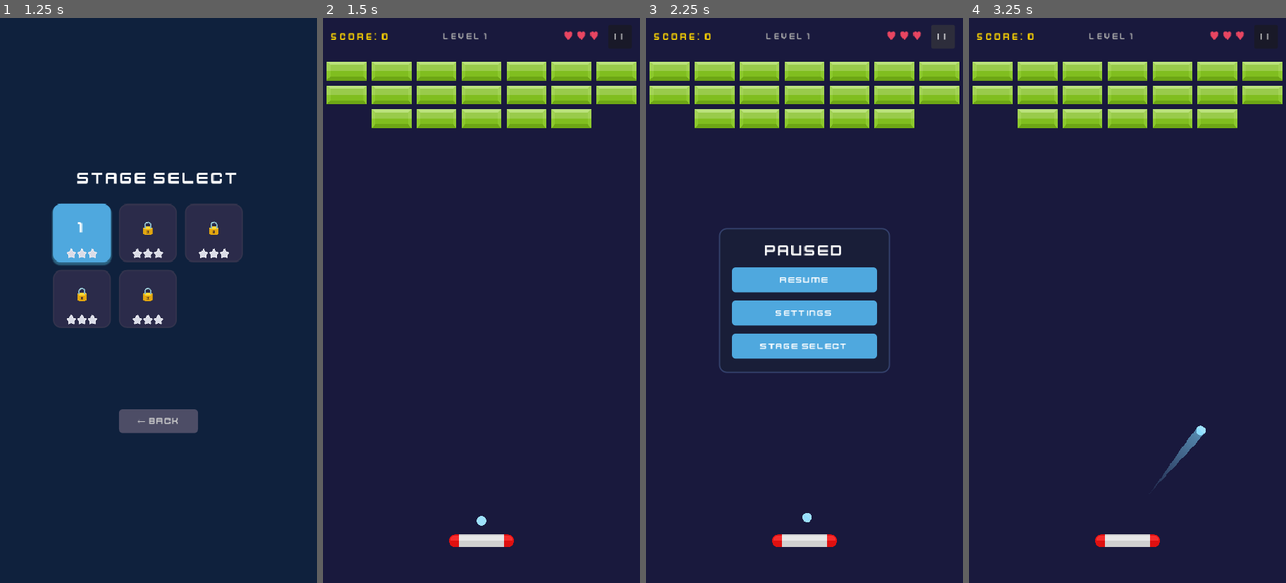
Above: before the commit, frames 1-4 (left to right).
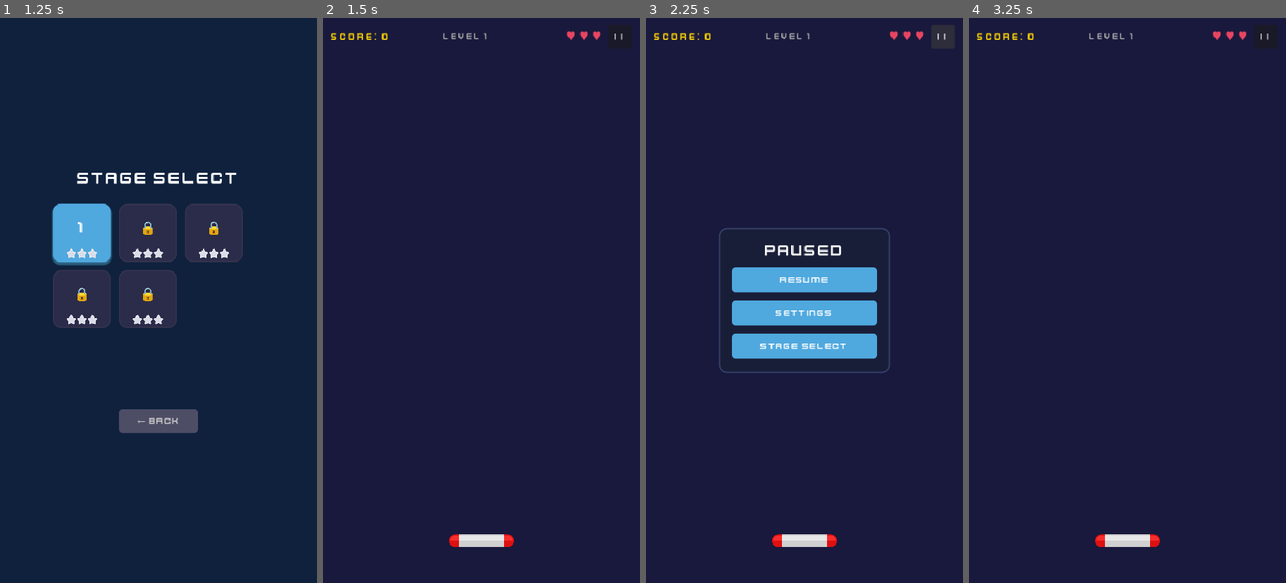
Above: after the commit, the same moments.

Repository: kenny-0114/brick-breaker
Game: Godot game, scene res://scenes/title_screen.tscn
The game is run twice, just before and just after one commit, with the same random seed, the same clock (stepped at 60 frames per second) and the same inputs.
Inputs (mouse positions are in pixels of both pictures, inside the frame that each line leads up to):
- Up to frame 1 (1.25 s): click "▶ PLAY" at 0.5 s
- Up to frame 2 (1.5 s): click (405, 232) at 1.25 s
- Up to frame 3 (2.25 s): click "| |" at 2 s
- Up to frame 4 (3.25 s): click "Resume" at 2.75 s

Frame 1 is identical in both runs. In frame 2, 8.1% of the frame differs, in the area x 1-99%, y 2-90%; in frame 3, 8.1%; in frame 4, 8.3%, in the area x 1-99%, y 2-83%.
Error after the commit: Parse Error: Too few arguments for "start_level()" call. Expected at least 3 but received 1. (res://scripts/game_scene.gd:67)

Commit message:
refactor: convert GameManager to turn-based state (turn_count, ball_count, star thresholds)

Diff:
--- a/scripts/autoload/game_manager.gd
+++ b/scripts/autoload/game_manager.gd
@@ -1,60 +1,66 @@
 # scripts/autoload/game_manager.gd
-# 플레이 중 휘발성 상태를 관리한다.
-# 점수, 라이프, 현재 레벨, 파워업 상태를 추적한다.
+# 턴제 게임의 휘발성 상태를 관리한다.
+# 턴 수, 공 개수, 현재 레벨을 추적한다.
 extends Node
 
-signal score_changed(new_score: int)
-signal lives_changed(new_lives: int)
+signal turn_changed(new_turn: int)
+signal ball_count_changed(new_count: int)
 signal game_over
 signal stage_cleared
 
-# 점수 상수
-const SCORE_1HP := 100
-const SCORE_2HP := 200
-const SCORE_3HP := 300
-const SCORE_CLEAR_BONUS_PER_LIFE := 500
-
 var current_level: int = 1
-var score: int = 0
-var lives: int = 3
+var turn_count: int = 0
+var ball_count: int = 1
 var is_playing: bool = false
+var _star_thresholds: Array = [20, 15, 10]
 
 
-# 새 게임을 시작할 때 상태를 초기화한다.
-func start_level(level: int) -> void:
+# 새 레벨을 시작할 때 상태를 초기화한다.
+func start_level(level: int, initial_balls: int, star_thresholds: Array) -> void:
 	current_level = level
-	score = 0
-	lives = 3
+	turn_count = 0
+	ball_count = initial_balls
+	_star_thresholds = star_thresholds
 	is_playing = true
-	score_changed.emit(score)
-	lives_changed.emit(lives)
+	turn_changed.emit(turn_count)
+	ball_count_changed.emit(ball_count)
 
 
-# 벽돌 파괴 시 HP에 따른 점수를 추가한다.
-func add_brick_score(hp: int) -> void:
-	match hp:
-		1: score += SCORE_1HP
-		2: score += SCORE_2HP
-		3: score += SCORE_3HP
-	score_changed.emit(score)
+# 턴 종료 시 턴 카운터를 증가시킨다.
+func advance_turn() -> void:
+	turn_count += 1
+	turn_changed.emit(turn_count)
 
 
-# 공을 잃었을 때 라이프를 감소시킨다.
-func lose_life() -> void:
-	lives -= 1
-	lives_changed.emit(lives)
-	if lives <= 0:
-		is_playing = false
-		game_over.emit()
+# 공 아이템 수집 시 공 개수를 증가시킨다.
+func add_balls(count: int) -> void:
+	ball_count += count
+	ball_count_changed.emit(ball_count)
 
 
-# 스테이지 클리어 시 보너스 점수를 추가하고 저장한다.
+# 턴 수 기준으로 별 개수를 계산한다.
+# star_thresholds = [1성 기준, 2성 기준, 3성 기준] (턴 수 이하면 획득)
+func _calculate_stars() -> int:
+	if _star_thresholds.is_empty():
+		return 0
+	var stars := 0
+	for i in _star_thresholds.size():
+		if turn_count <= int(_star_thresholds[i]):
+			stars = i + 1
+	return stars
+
+
+# 스테이지 클리어 시 결과를 저장한다.
 func clear_stage() -> void:
 	is_playing = false
-	var bonus := lives * SCORE_CLEAR_BONUS_PER_LIFE
-	score += bonus
-	score_changed.emit(score)
+	var stars := _calculate_stars()
 	var save_mgr: Node = get_node_or_null("/root/SaveManager")
 	if save_mgr:
-		save_mgr.call("complete_stage", current_level, score, lives)
+		save_mgr.call("complete_stage", current_level, turn_count, stars)
 	stage_cleared.emit()
+
+
+# 벽돌이 발사 라인에 도달하면 게임오버를 발생시킨다.
+func trigger_game_over() -> void:
+	is_playing = false
+	game_over.emit()
